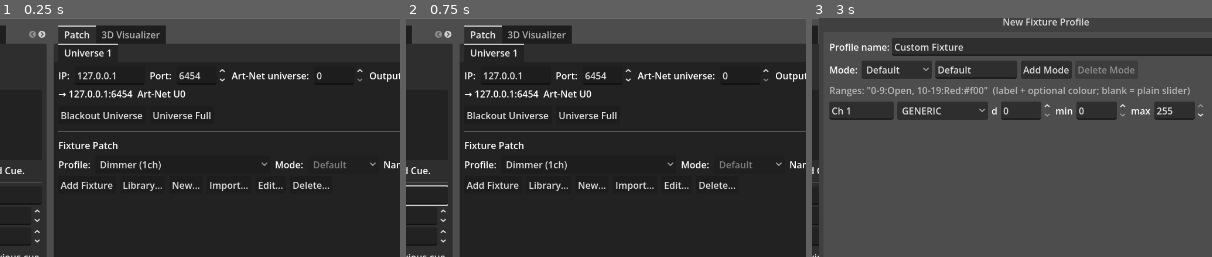
Above: before the commit, frames 1-3 (left to right).
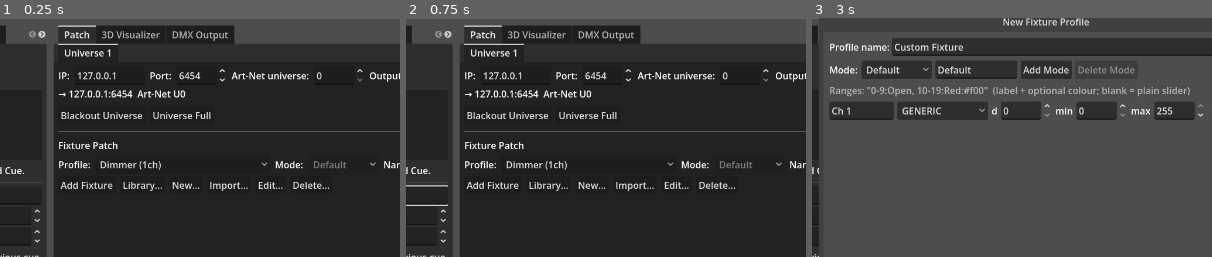
Above: after the commit, the same moments.

Repository: KonajuGames/slight-dmx-controller
Game: Godot game, scene res://main.tscn
Same seed, same stepped clock (60 frames per second), same inputs: the game is played once before the commit and once after it.
Inputs (mouse positions are % of the whole screen's width and height, from its top left):
- Up to frame 1 (0.25 s): no input
- Up to frame 2 (0.75 s): click (18, 51) at 0.52 s; type "12" at 0.6 s
- Up to frame 3 (3 s): click "GO" at 1.25 s; click "GO" at 2 s; click "New..." at 2.75 s
The pictures show only the part of the screen within x 21-71%, y 14-64%; the shares and areas given below are measured in that part.

The runs differ from the first frame. In frame 1, 1.2% of the frame differs, in the area x 41-59%, y 3-11%; in frame 2, 1.2%; in frame 3, nothing differs.

Commit message:
Add a DMX Output tab showing live per-channel grid values
Each cell shows the channel number and byte value, with background
brightness tracking the value, so the whole universe's current output
is visible at a glance. Reads ArtNetUniverse.output directly and only
refreshes while visible, matching the existing polling conventions.

Co-Authored-By: Claude Sonnet 5 <noreply@anthropic.com>

Diff:
--- a/scripts/dmx_controller.gd
+++ b/scripts/dmx_controller.gd
@@ -32,6 +32,7 @@
 var auto_show_panel: AutoShowPanel
 var groups_panel: GroupsPanel
 var viz_panel: VisualizerPanel
+var dmx_output_panel: DmxOutputPanel
 ## The right-hand tabs (Patch + 3D Visualizer) and, while the visualizer
 ## is popped out, its own window.
 var _right_tabs: TabContainer
@@ -146,8 +147,13 @@
 	viz_panel.mvr_export_cb = _do_mvr_export
 	viz_panel.popout_pressed.connect(_dock_viz)
 	_right_tabs.add_child(viz_panel)
+
+	dmx_output_panel = DmxOutputPanel.new()
+	_right_tabs.add_child(dmx_output_panel)
+
 	_right_tabs.set_tab_title(0, "Patch")
 	_right_tabs.set_tab_title(_VIZ_TAB, "3D Visualizer")
+	_right_tabs.set_tab_title(2, "DMX Output")
 	_right_tabs.get_tab_bar().gui_input.connect(_on_right_tabbar_input)
 	set_process(false)
 
--- /dev/null
+++ b/scripts/dmx_output_panel.gd
@@ -0,0 +1,127 @@
+class_name DmxOutputPanel
+extends MarginContainer
+## "DMX Output" tab: a live grid of every universe's current output.
+## Each cell shows the channel number (top, small) and its byte value
+## (bottom, large); the cell's background brightness tracks the value
+## so blackout vs. live channels are visible at a glance.
+##
+## Read-only. Shows `ArtNetUniverse.output` -- the same post-effect,
+## post-grand-master buffer the 3D visualizer and wire transmit use --
+## kept current by the shell's existing 30 Hz `ArtNet.tick()` refresh.
+
+const COLUMNS := 16
+
+class ChannelCell:
+	var style: StyleBoxFlat
+	var num_label: Label
+	var value_label: Label
+	var last_value := -1
+
+var _uni_tabs: TabContainer
+var _cells: Array = []  # Array[Array[ChannelCell]], one inner array per universe tab
+var _built_universe_count := -1
+
+
+func _ready() -> void:
+	for side in ["left", "right", "top", "bottom"]:
+		add_theme_constant_override("margin_" + side, 8)
+
+	var vb := VBoxContainer.new()
+	vb.add_theme_constant_override("separation", 6)
+	add_child(vb)
+
+	var title := Label.new()
+	title.text = "DMX Output"
+	title.add_theme_font_size_override("font_size", 16)
+	vb.add_child(title)
+
+	_uni_tabs = TabContainer.new()
+	_uni_tabs.size_flags_vertical = Control.SIZE_EXPAND_FILL
+	vb.add_child(_uni_tabs)
+
+	_rebuild_tabs()
+
+
+func _process(_delta: float) -> void:
+	if not is_visible_in_tree():
+		return
+	if ArtNet.universe_count() != _built_universe_count:
+		_rebuild_tabs()
+	for u in range(_cells.size()):
+		_refresh_universe(u)
+
+
+func _rebuild_tabs() -> void:
+	for c in _uni_tabs.get_children():
+		c.queue_free()
+	_cells.clear()
+	_built_universe_count = ArtNet.universe_count()
+	for u in range(_built_universe_count):
+		var grid := GridContainer.new()
+		grid.columns = COLUMNS
+		grid.add_theme_constant_override("h_separation", 4)
+		grid.add_theme_constant_override("v_separation", 4)
+		var cells: Array[ChannelCell] = []
+		for ch in range(ArtNetUniverse.DMX_UNIVERSE_SIZE):
+			cells.append(_make_cell(grid, ch))
+		_cells.append(cells)
+		var sc := ScrollContainer.new()
+		sc.horizontal_scroll_mode = ScrollContainer.SCROLL_MODE_DISABLED
+		grid.size_flags_horizontal = Control.SIZE_EXPAND_FILL
+		sc.add_child(grid)
+		_uni_tabs.add_child(sc)
+		_uni_tabs.set_tab_title(u, "Universe %d" % (u + 1))
+
+
+func _make_cell(grid: GridContainer, channel: int) -> ChannelCell:
+	var cell := ChannelCell.new()
+
+	var panel := PanelContainer.new()
+	panel.custom_minimum_size = Vector2(46, 42)
+	cell.style = StyleBoxFlat.new()
+	cell.style.bg_color = Color(0, 0, 0)
+	cell.style.set_corner_radius_all(3)
+	cell.style.content_margin_left = 2
+	cell.style.content_margin_right = 2
+	cell.style.content_margin_top = 2
+	cell.style.content_margin_bottom = 2
+	panel.add_theme_stylebox_override("panel", cell.style)
+
+	var vb := VBoxContainer.new()
+	vb.add_theme_constant_override("separation", 0)
+	panel.add_child(vb)
+
+	cell.num_label = Label.new()
+	cell.num_label.text = str(channel + 1)
+	cell.num_label.horizontal_alignment = HORIZONTAL_ALIGNMENT_CENTER
+	cell.num_label.add_theme_font_size_override("font_size", 9)
+	vb.add_child(cell.num_label)
+
+	cell.value_label = Label.new()
+	cell.value_label.text = "0"
+	cell.value_label.horizontal_alignment = HORIZONTAL_ALIGNMENT_CENTER
+	cell.value_label.add_theme_font_size_override("font_size", 18)
+	vb.add_child(cell.value_label)
+
+	grid.add_child(panel)
+	return cell
+
+
+func _refresh_universe(u: int) -> void:
+	var uni := ArtNet.get_universe(u)
+	if uni == null:
+		return
+	var out := uni.output
+	var cells: Array = _cells[u]
+	for ch in range(cells.size()):
+		var v: int = out[ch] if ch < out.size() else 0
+		var cell: ChannelCell = cells[ch]
+		if v == cell.last_value:
+			continue
+		cell.last_value = v
+		var t := v / 255.0
+		cell.style.bg_color = Color(t, t, t)
+		var text_color := Color.WHITE if t < 0.5 else Color.BLACK
+		cell.num_label.add_theme_color_override("font_color", text_color)
+		cell.value_label.add_theme_color_override("font_color", text_color)
+		cell.value_label.text = str(v)
Not shown, added: scripts/dmx_output_panel.gd.uid
